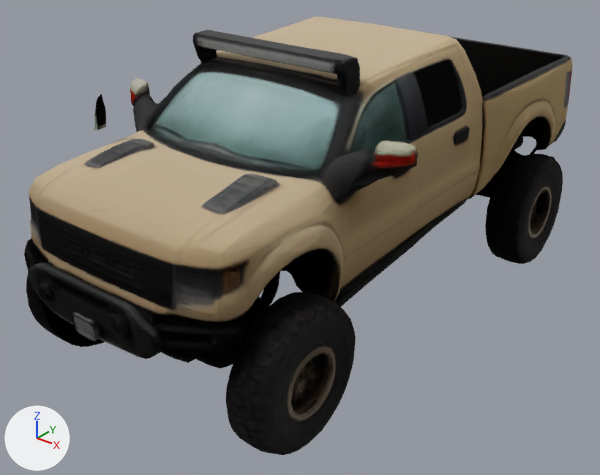
What one commit did to the glTF model assets/fp/cdn/0d54d849-e05b-49ab-a2a5-382b66fe5b15.glb.
Both versions are drawn from a 50 mm lens placed at (0.739, -1.002, 0.481), pointed at (-0.008, -0.068, -0.097). The lights are fixed; the arrows at lower left show +X, +Y and +Z. The picture after the commit comes second. Where no turn or scale is listed for an object, it has been applied to the vertices.

In view in the first picture: 'geometry_0'.
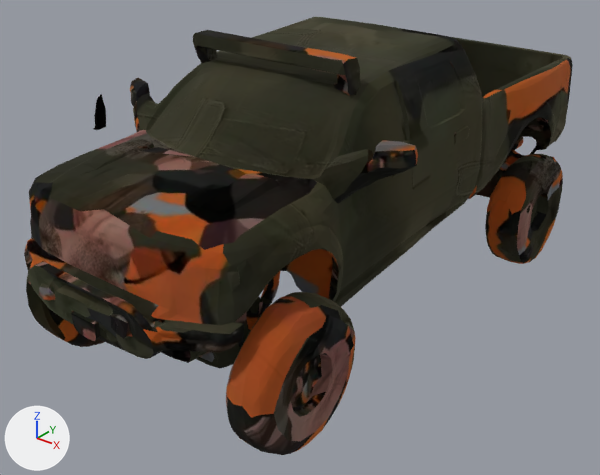
Where the newer file only moved an object's origin or applied its transform, the numbers keep the older frame.

The edits, one by one:
Picture 'baseColor.webp' (img_basecolor_webp) is new.
Material 'Material_0' (mat_material_0) changes its picture from img_image_0 to img_basecolor_webp.

What differs and where, as boxes [x1, y1, x2, y2] in the pictures (600 x 475 px):
'geometry_0', surface changed: [24, 17, 573, 453] in both
